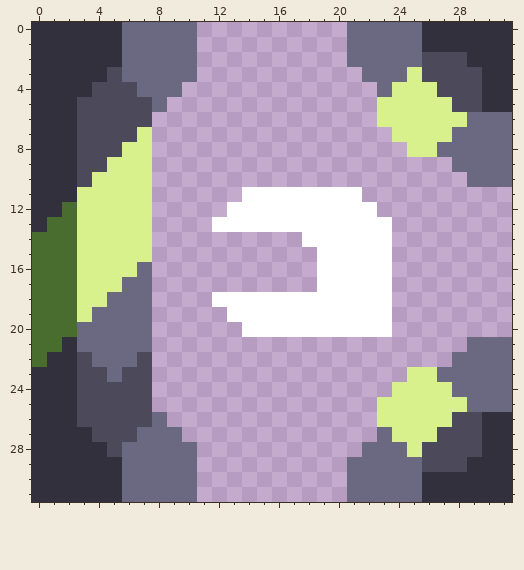
Pixel-art sprite: sprites/blocks/liquids/aqua-conduit/06f-01-b-aqua-conduit-top-4.png. The picture above was drawn from the file before the commit.
The file is 32x32 pixels.
Now the later version:
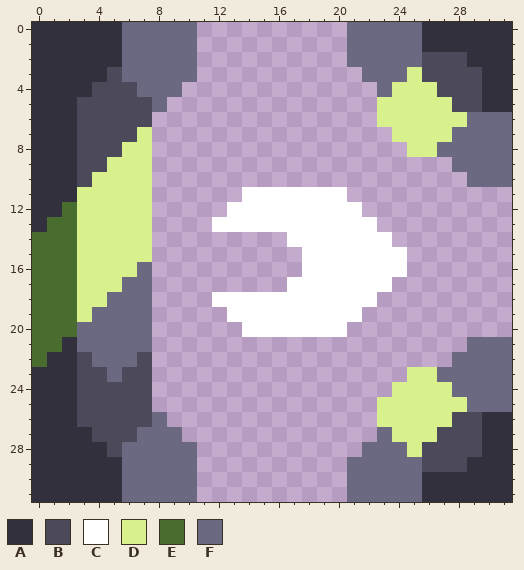
Palette (. is transparent): A #32303c  B #4b495a  C #ffffff  D #d8f18c  E #496d2f  F #6b6881
Difference:
@@ x 15..26 @@
 10 ............
-11 CCCCCCC.....
-12 CCCCCCCC....
-13 CCCCCCCCC...
-14 ...CCCCCC...
-15 ....CCCCC...
-16 ....CCCCC...
-17 ....CCCCC...
-18 CCCCCCCCC...
-19 CCCCCCCCC...
-20 CCCCCCCCC...
+11 CCCCCC......
+12 CCCCCCC.....
+13 CCCCCCCC....
+14 ..CCCCCCC...
+15 ...CCCCCCC..
+16 ...CCCCCCC..
+17 ..CCCCCCC...
+18 CCCCCCCC....
+19 CCCCCCC.....
+20 CCCCCC......
 21 ............
Where, in picture pixels (left, top, right, bottom), the same in both pictures:
changed: (287, 187, 407, 337)
